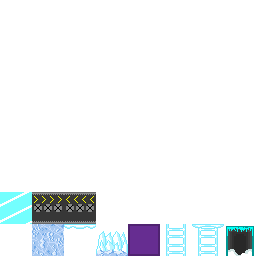
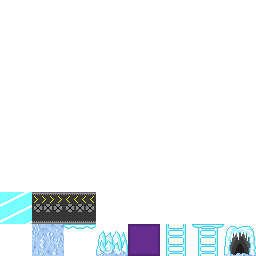
Before/after of a 256×256 layered artwork. What changed in the layer stack:
renamed "tile_spikes_tundra" to "tile_spikes_tundra_alt", painted on it over [96, 231, 128, 254]
painted on "tile_ladder_tundra" over [166, 224, 186, 256]
added layer "tile_platform_tundra" in group "Kevin's" over [64, 224, 96, 229]
moved "tile_ladderPlatform_tundra" above "Layer 2", painted on it over [192, 224, 224, 256]
painted on "Layer 2" over [64, 224, 256, 256]
hid "Door" over [226, 226, 254, 256]
